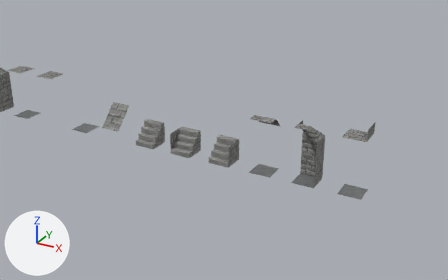
What one commit did to the glTF model assets/tilesets/tileset_new.glb.
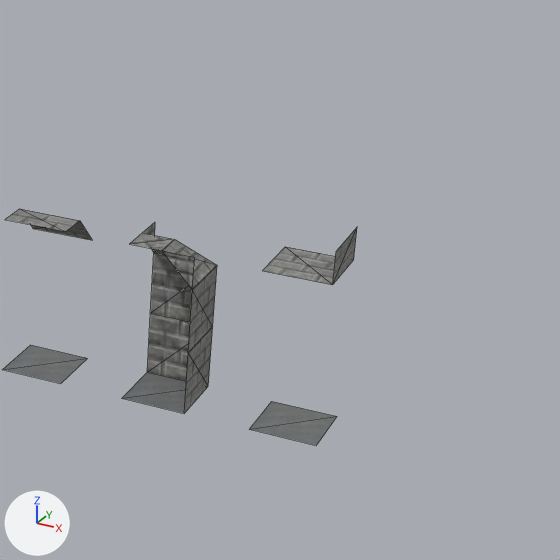
Old and new are each drawn from a 50 mm camera at (43.69, -22.15, 12.11) aimed at (33.15, -2.98, 2.53) and again close up on the part from 55% to 100% of the width and 14% to 86% of the height. Every picture has the same lights, and +X, +Y and +Z are marked at lower left. The close-ups show mesh edges as thin lines.

Names of what the first close-up shows: 'corner-in--with-corners-col', 'doorframe-col', 'floor-col.001'.
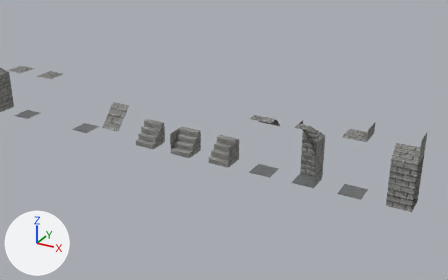
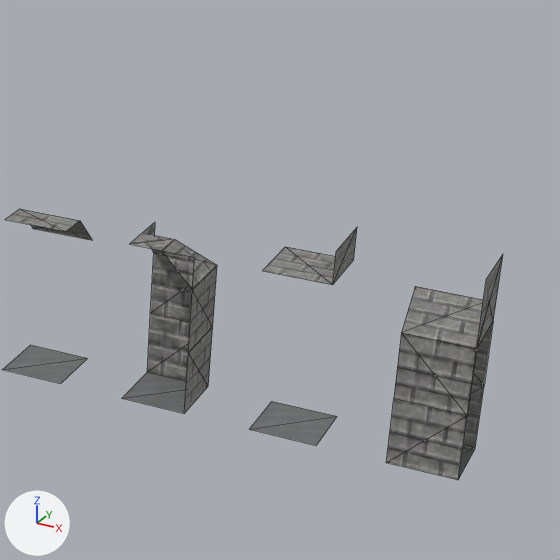
Boxes (x1, y1, x2, y2) around the edits, measured in the close-ups (560 x 560 px):
'thin-hallway-col.001', added
    after: (386, 255, 503, 480)

The change, as a list of edits to the scene's bpy script:
```text
Add me_plane_019:
    me_plane_019.from_pydata(...)  # 22 vertices, 24 faces; spans x -0.5..0.5, y -0.5..0.5, z 0.0..3.01
    me_plane_019.materials.append(mat_material_001)
Add ob_thin_hallway_col_001:
    ob_thin_hallway_col_001 = bpy.data.objects.new('thin-hallway-col.001', me_plane_019)
    ob_thin_hallway_col_001.location = (39.5, 0.0, 0.0)
```
